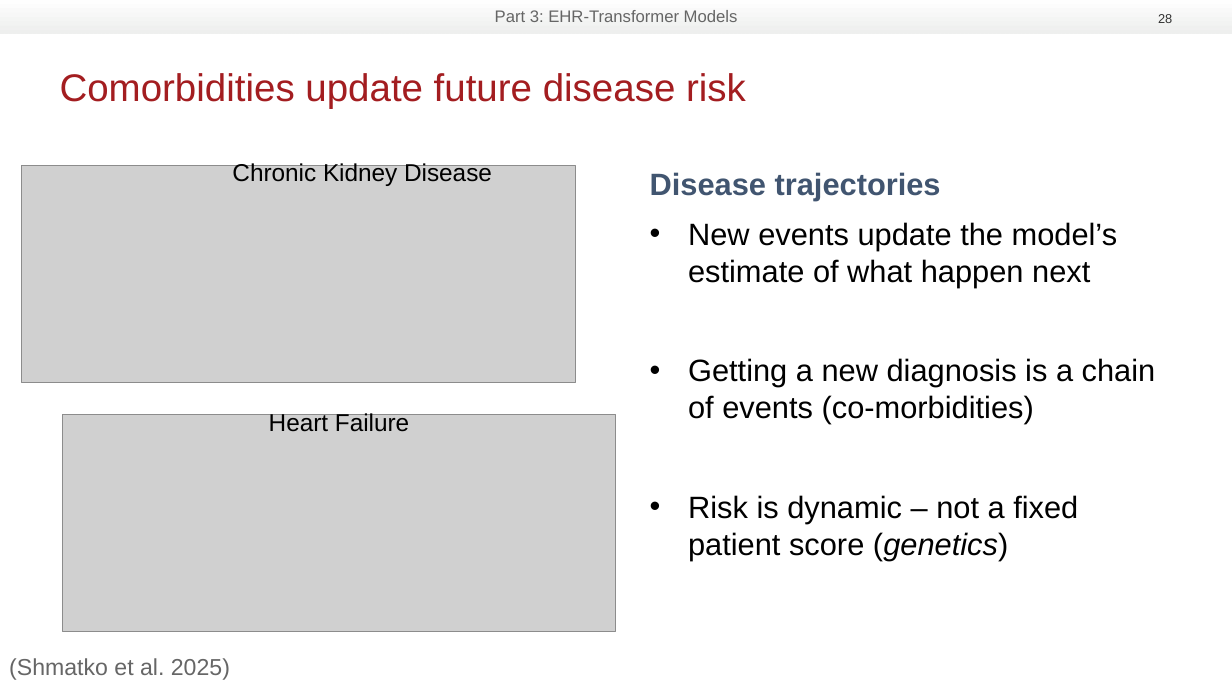
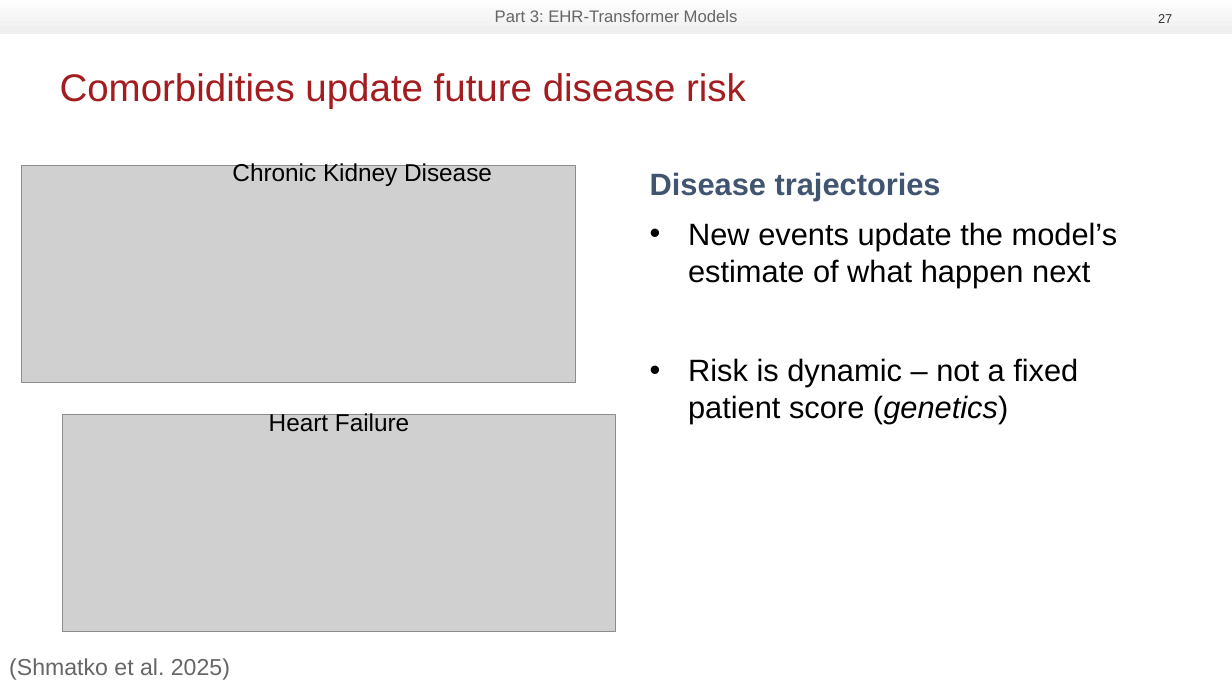
Before and after one commit to RasmussenLab/integrative_post_gwas_methods_course, a slide deck: slide 27 of slides/EHR transformer presentation 20260825.pptx (slide 28 before the commit). Drawn at 1232x693 pixels with LibreOffice and Linux fonts; fonts in the diff are those of the drawing; grey boxes stand for pictures; background and template pictures are left out. Boxes give left, top, right and bottom in pixels: in the first picture for what was removed or moved away, otherwise in the second. Text is boxed around its words. In the diff, an @@ line names an element or a change of style, - is before the commit and + after.

```diff
--- a/slides/EHR transformer presentation 20260825.pptx
+++ b/slides/EHR transformer presentation 20260825.pptx
@@ page number at (1158,14,1172,23): text changed @@
-28
+27
@@ text at (688,358,1156,424): paragraph removed @@
-• Getting a new diagnosis is a chain of events (co-morbidities)
```
Also in this commit, not shown: 18 other slides changed, 1 slide added, 1 slide removed.
